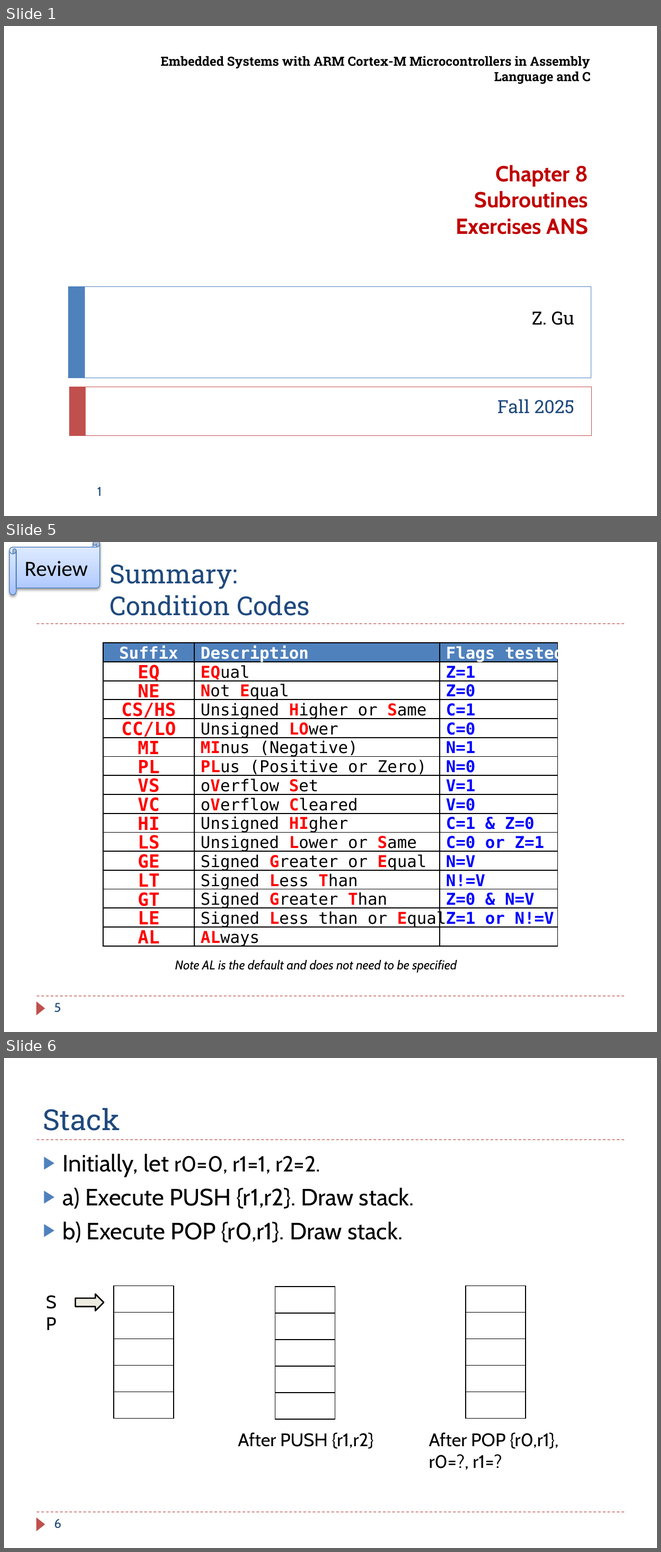
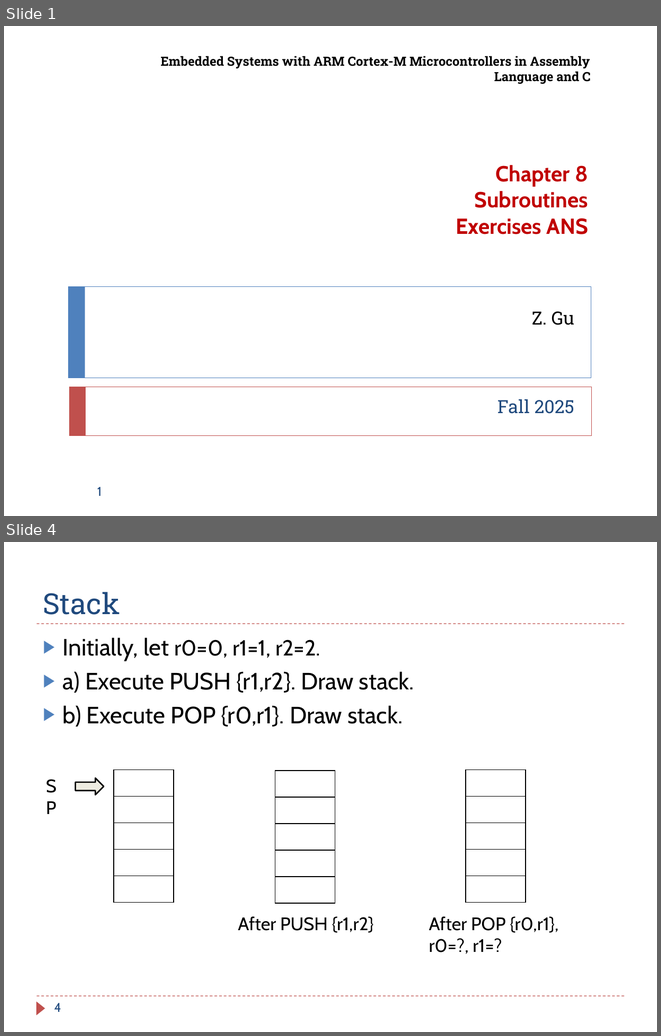
Before and after one commit to guhofstra/CSC111Fa25, a slide deck: PPTs/Ch8_ARM_Subroutines_Exercises ANS.pptx. Shown one above the other, each under a label of ours: slides 1, 5 and 6 before the commit, slides 1 and 4 after it; the slides between them are not shown. The pictures are 661x1552 and 661x1036 pixels, drawn with LibreOffice and Linux fonts; fonts in the diff are those of the drawing. Boxes give left, top, right and bottom in pixels: in the first picture for what was removed or moved away, otherwise in the second. Text is boxed around its words. In the diff, an @@ line names an element or a change of style, - is before the commit and + after.

```diff
--- a/PPTs/Ch8_ARM_Subroutines_Exercises ANS.pptx
+++ b/PPTs/Ch8_ARM_Subroutines_Exercises ANS.pptx
@@ slide 5 removed at [4, 542, 657, 1032], background #FFFFFF; not listed: 3 template elements that a slide beside it also shows @@
@@ horizontal scroll removed at [9, 542, 99, 594] @@
-Review
@@ title removed at [109, 564, 310, 616] @@
-Summary:
-Condition Codes
@@ group removed at [103, 643, 558, 945]: 48 rectangles @@
-Not Equal
-Unsigned Higher or Same
-Unsigned LOwer
-MInus (Negative)
-EQual
-oVerflow Set
-oVerflow Cleared
-Unsigned HIgher
-Unsigned Lower or Same
-PLus (Positive or Zero)
-Signed Less Than
-Signed Greater Than
-Signed Less than or Equal
-ALways
-Signed Greater or Equal
-EQ
-NE
-CS/HS
-CC/LO
-PL
-VS
-HI
-LS
-GE
-LT
-GT
-LE
-AL
-MI
-VC
-Suffix
-Description
-Z=0
-C=1
-C=0
-Z=1
-Flags tested
-N=1
-N=0
-V=1
-V=0
-C=1 & Z=0
-C=0 or Z=1
-N=V
-N!=V
-Z=0 & N=V
-Z=1 or N!=V
@@ text removed at [175, 960, 457, 972] @@
-    Note AL is the default and does not need to be specified
@@ page number removed at [54, 1003, 61, 1012] @@
-5
@@ what was slide 6 is now slide 4 @@
@@ page number at [54, 1003, 61, 1012]: text changed @@
-6
+4
```
Also in this commit, not shown: 8 slides changed, 2 slides added, 1 other slide removed, 8 other files.
